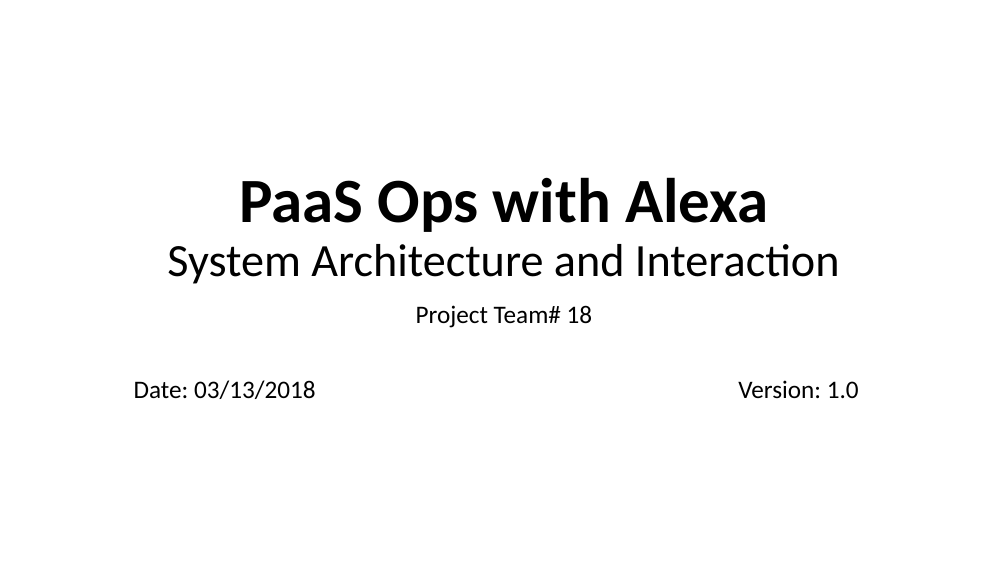
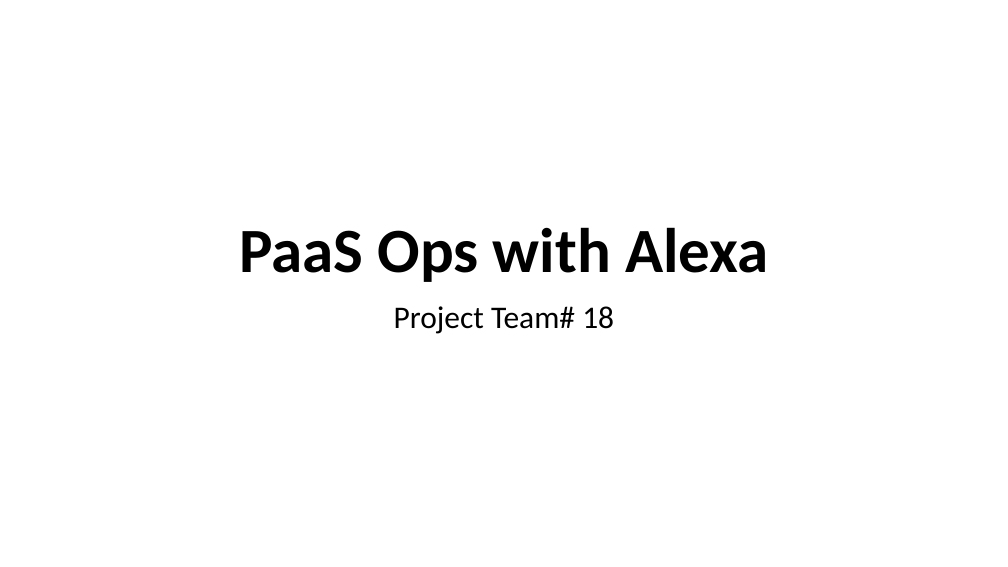
Before and after one commit to SJSU272LabSP18/DevOpsBot, a slide deck: slide 1 of PaaS_DevOps_with_Alexa-DesignMockups.pptx. Drawn at 1008x567 pixels with LibreOffice and Linux fonts; fonts in the diff are those of the drawing. Boxes give left, top, right and bottom in pixels: in the first picture for what was removed or moved away, otherwise in the second. Text is boxed around its words. In the diff, an @@ line names an element or a change of style, - is before the commit and + after.

Commit message:
Project Presentation PPT

```diff
--- a/PaaS_DevOps_with_Alexa-DesignMockups.pptx
+++ b/PaaS_DevOps_with_Alexa-DesignMockups.pptx
@@ title at bbox=[239, 227, 768, 282]: text changed; size 44 to 60 pt; bold on @@
-PaaS Ops with Alexa
-System Architecture and Interaction
+PaaS Ops with Alexa
@@ subtitle "Project Team# 18" at bbox=[394, 306, 614, 334]: size 24 to 30 pt @@
@@ subtitle at bbox=[134, 380, 859, 399]: paragraph removed @@
-Date: 03/13/2018 Version: 1.0
```
Also in this commit, not shown: 1 other slide changed, 5 slides added, 1 slide removed.
